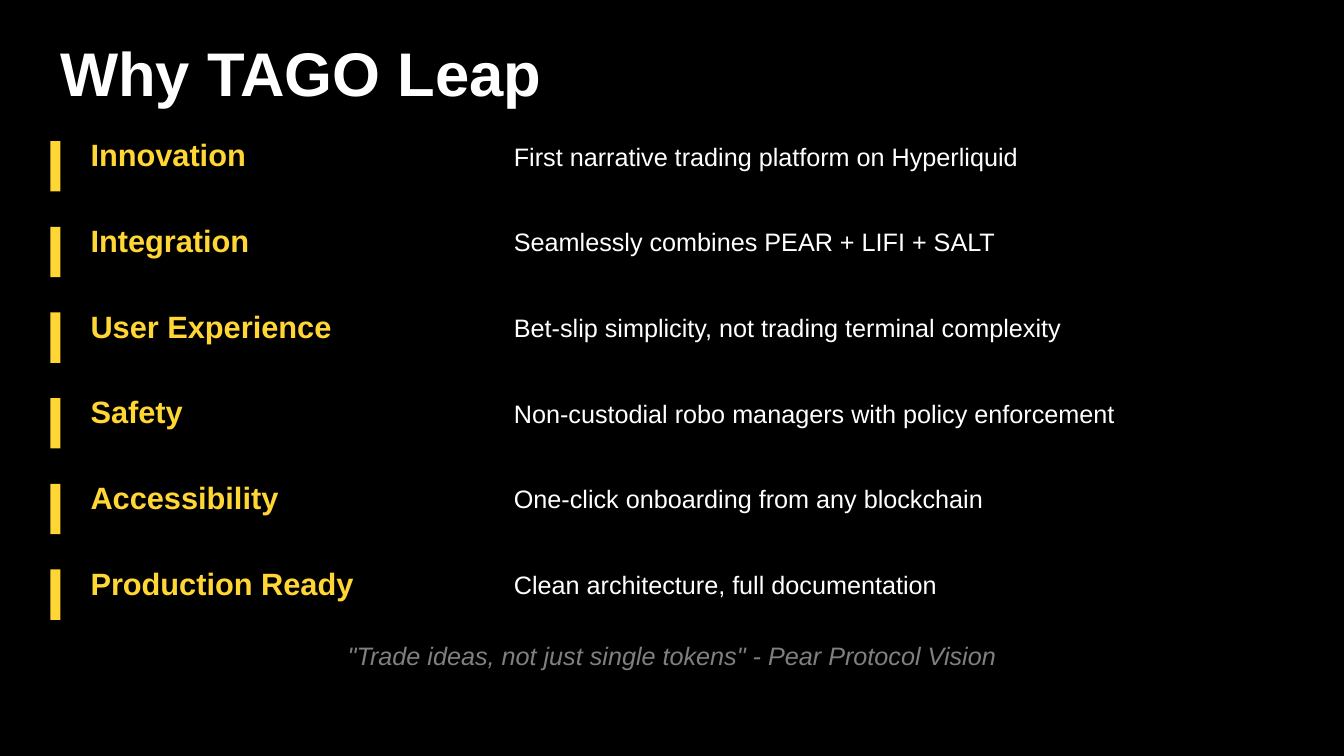
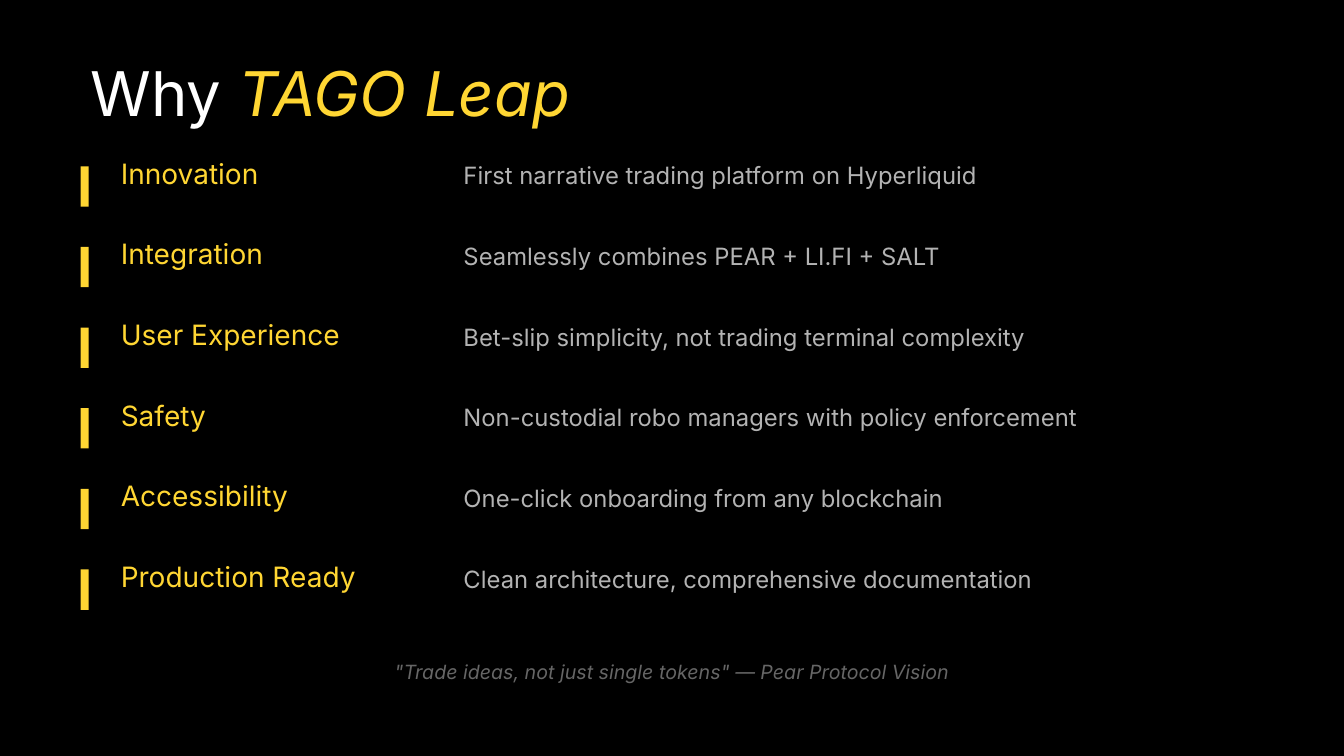
Before and after one commit to RealKevinApetrei/tago-leap, a slide deck: slide 11 of TAGO_Leap_Pitch_Deck.pptx (slide 10 before the commit). Drawn at 1344x756 pixels with LibreOffice and Linux fonts; fonts in the diff are those of the drawing. Boxes give left, top, right and bottom in pixels: in the first picture for what was removed or moved away, otherwise in the second. Text is boxed around its words. In the diff, an @@ line names an element or a change of style, - is before the commit and + after.

```diff
--- a/TAGO_Leap_Pitch_Deck.pptx
+++ b/TAGO_Leap_Pitch_Deck.pptx
@@ text "Why TAGO Leap": place and size @@
-text "Why TAGO Leap" at [60, 51, 542, 108]
+text "Why TAGO Leap" at [91, 70, 570, 129]
@@ text "Why TAGO Leap" at [91, 70, 570, 129]: font Arial to Inter, bold off; text colour #FFFFFF to #FFD633, italic on in "TAGO Leap" @@
@@ rectangle: place and size @@
-rectangle at [50, 141, 60, 192]
+rectangle at [81, 166, 89, 207]
@@ size 22 to 20 pt, font Arial to Inter, bold off in 6 elements at [121, 485, 288, 512], [121, 566, 355, 593], [121, 404, 206, 432], [121, 324, 339, 351], [121, 243, 263, 270], [121, 163, 259, 185] @@
@@ text "Innovation": place and size @@
-text "Innovation" at [91, 143, 246, 167]
+text "Innovation" at [121, 163, 259, 185]
@@ size 18 to 17 pt, font Arial to Inter, text colour #FFFFFF to #B3B3B3 in 4 elements at [463, 489, 943, 512], [463, 408, 1077, 431], [463, 328, 1025, 351], [463, 166, 977, 189] @@
@@ text "First narrative trading platform on ...": place and size @@
-text "First narrative trading platform on ..." at [514, 147, 1018, 171]
+text "First narrative trading platform on ..." at [463, 166, 977, 189]
@@ text "Integration": place and size @@
-text "Integration" at [91, 229, 250, 258]
+text "Integration" at [121, 243, 263, 270]
@@ rectangle: place and size @@
-rectangle at [50, 227, 60, 277]
+rectangle at [81, 247, 89, 287]
@@ text at [463, 247, 939, 270]: text changed; size 18 to 17 pt; font Arial to Inter; text colour #FFFFFF to #B3B3B3 @@
-Seamlessly combines PEAR + LIFI + SALT
+Seamlessly combines PEAR + LI.FI + SALT
@@ rectangle: place and size @@
-rectangle at [50, 313, 60, 363]
+rectangle at [81, 328, 89, 368]
@@ text "User Experience": place and size @@
-text "User Experience" at [91, 315, 331, 343]
+text "User Experience" at [121, 324, 339, 351]
@@ text "Bet-slip simplicity, not trading terminal ...": place and size @@
-text "Bet-slip simplicity, not trading terminal ..." at [514, 318, 1061, 343]
+text "Bet-slip simplicity, not trading terminal ..." at [463, 328, 1025, 351]
@@ rectangle: place and size @@
-rectangle at [50, 398, 60, 449]
+rectangle at [81, 408, 89, 449]
@@ text "Safety": place and size @@
-text "Safety" at [91, 400, 183, 429]
+text "Safety" at [121, 404, 206, 432]
@@ text "Non-custodial robo managers with policy ...": place and size @@
-text "Non-custodial robo managers with policy ..." at [514, 404, 1114, 428]
+text "Non-custodial robo managers with policy ..." at [463, 408, 1077, 431]
@@ text "Accessibility": place and size @@
-text "Accessibility" at [91, 486, 279, 515]
+text "Accessibility" at [121, 485, 288, 512]
@@ text "One-click onboarding from any blockchain": place and size @@
-text "One-click onboarding from any blockchain" at [514, 489, 983, 514]
+text "One-click onboarding from any blockchain" at [463, 489, 943, 512]
@@ rectangle: place and size @@
-rectangle at [50, 484, 60, 534]
+rectangle at [81, 489, 89, 529]
@@ text "Production Ready": place and size @@
-text "Production Ready" at [91, 572, 353, 600]
+text "Production Ready" at [121, 566, 355, 593]
@@ rectangle: place and size @@
-rectangle at [50, 570, 60, 620]
+rectangle at [81, 570, 89, 610]
@@ text at [463, 570, 1032, 593]: text changed; size 18 to 17 pt; font Arial to Inter; text colour #FFFFFF to #B3B3B3 @@
-Clean architecture, full documentation
+Clean architecture, comprehensive documentation
@@ text at [394, 664, 949, 683]: text changed; size 18 to 14 pt; font Arial to Inter; text colour #808080 to #666666 @@
-"Trade ideas, not just single tokens" - Pear Protocol Vision
+"Trade ideas, not just single tokens" — Pear Protocol Vision
```
Also in this commit, not shown: 8 other slides changed, 3 slides added, 2 slides removed, 6 other files.
